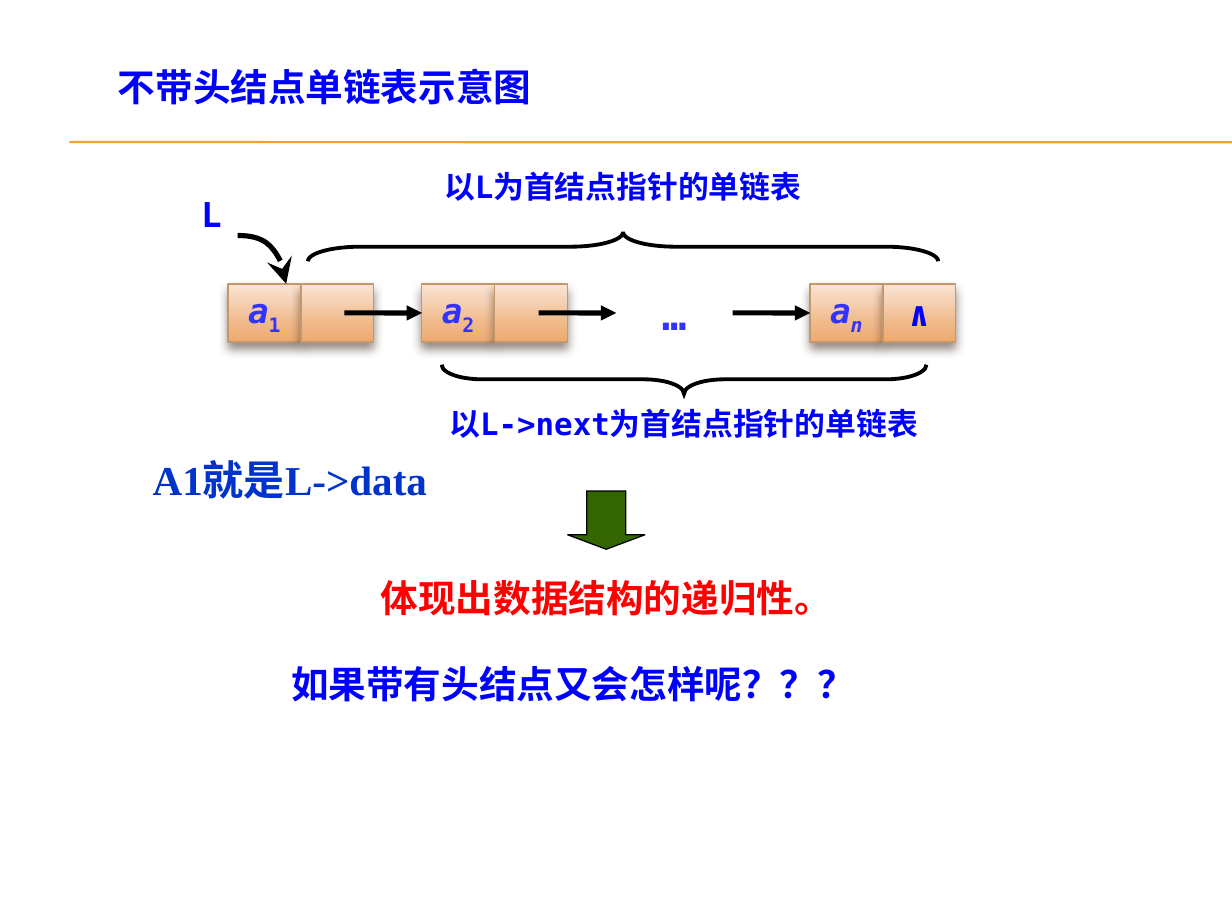
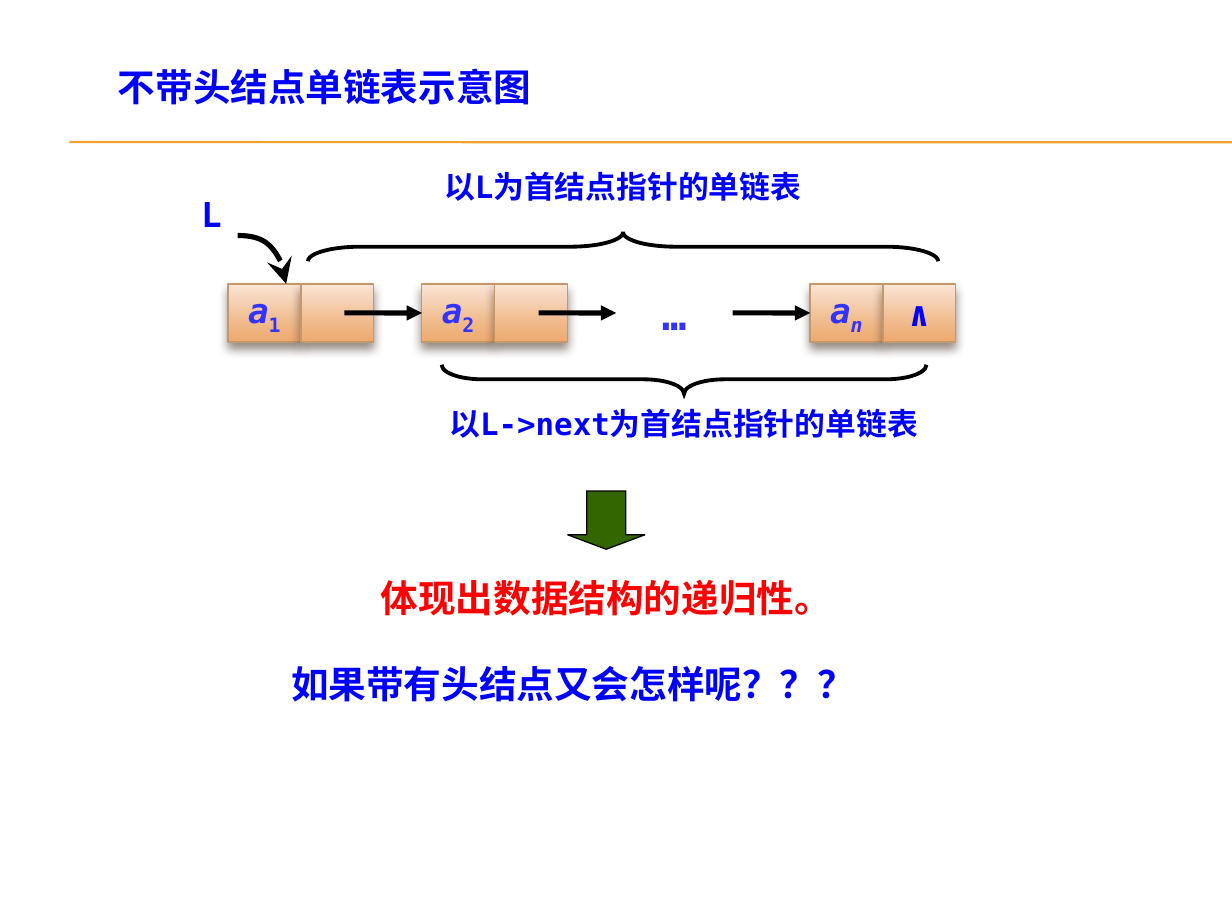
Before and after one commit to AllenW1116/Cpp-algorithm, a slide deck: slide 7 of 课程ppt/第2章 递归算法设计技术.pptx. Drawn at 1232x924 pixels with LibreOffice and Linux fonts; fonts in the diff are those of the drawing; background and template pictures are left out. Boxes give left, top, right and bottom in pixels: in the first picture for what was removed or moved away, otherwise in the second. Text is boxed around its words. In the diff, an @@ line names an element or a change of style, - is before the commit and + after.

```diff
--- a/课程ppt/第2章 递归算法设计技术.pptx
+++ b/课程ppt/第2章 递归算法设计技术.pptx
@@ text removed at [153,463,427,499] @@
-A1就是L->data
```
Also in this commit, not shown: 4 other slides changed, 11 slides added, 13 other files.
